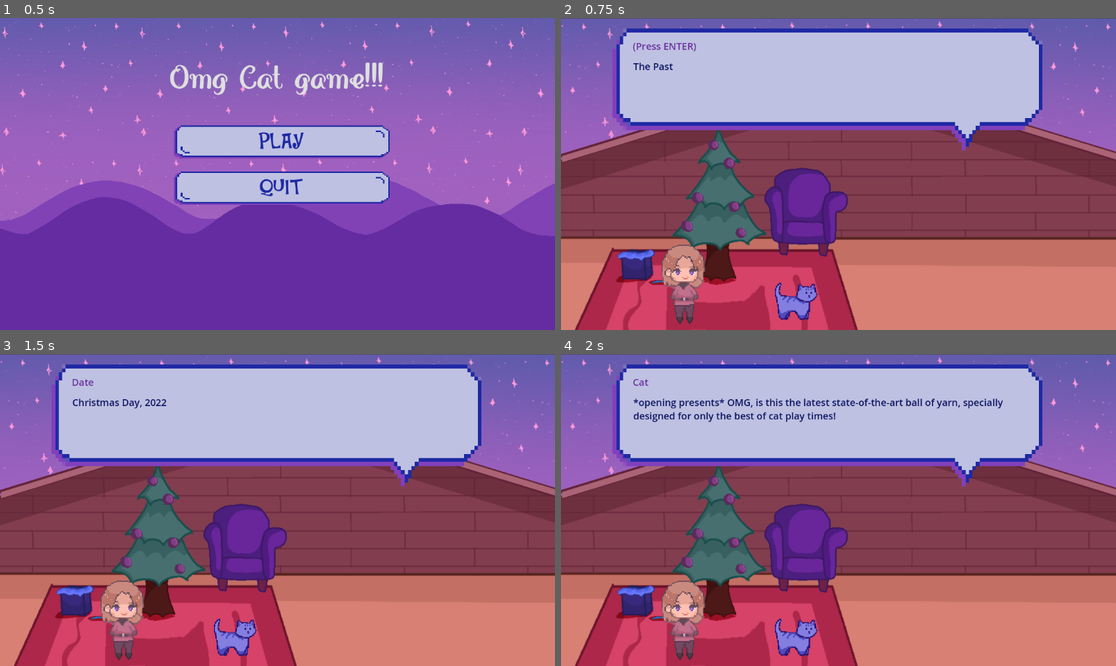
Above: before the commit, frames 1-4 (two rows, left to right).
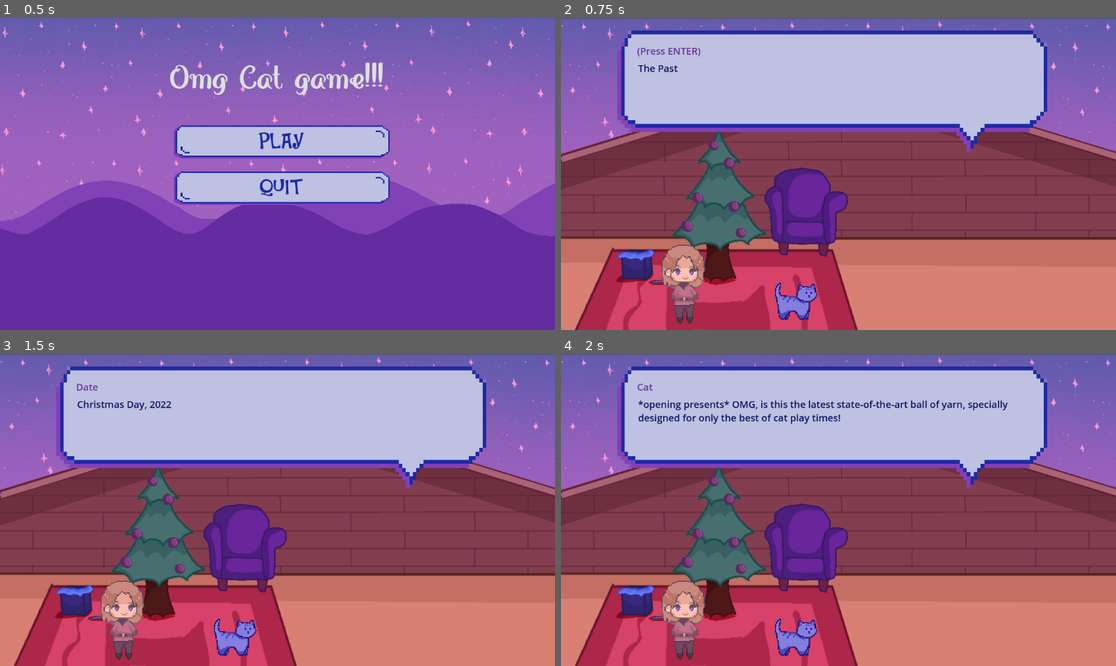
Above: after the commit, the same moments.

Repository: purple-affogato/magic-xmas-cat-game
Game: Godot game, scene res://menu.tscn
Same seed, same stepped clock (60 frames per second), same inputs: the game is played once before the commit and once after it.
Inputs:
- Up to frame 1 (0.5 s): no input
- Up to frame 2 (0.75 s): click "PLAY" at 0.5 s
- Up to frame 3 (1.5 s): tap Enter (ui_accept) at 1.25 s; hold Right (ui_right) from 1.28 s (still down); tap Q (normal_attack) at 1.35 s
- Up to frame 4 (2 s): keep holding Right (ui_right); tap Enter (ui_accept) at 1.52 s

Frame 1 is identical in both runs. In frame 2, 4.1% of the frame differs, in the area x 9-88%, y 3-44%; in frame 3, 4.2%; in frame 4, 5.6%.

Commit message:
adjusted position

Diff:
--- a/dialogue_box.tscn
+++ b/dialogue_box.tscn
@@ -8,6 +8,9 @@
 anchors_preset = 15
 anchor_right = 1.0
 anchor_bottom = 1.0
+offset_left = 17.0
+offset_top = 8.0
+offset_right = 3.0
 grow_horizontal = 2
 grow_vertical = 2
 script = ExtResource("1_vqcml")
@@ -20,10 +23,10 @@
 
 [node name="Speaker" type="RichTextLabel" parent="."]
 layout_mode = 0
-offset_left = 149.0
-offset_top = 44.0
-offset_right = 685.0
-offset_bottom = 74.0
+offset_left = 148.0
+offset_top = 50.0
+offset_right = 684.0
+offset_bottom = 80.0
 theme_override_colors/default_color = Color(0.419608, 0.192157, 0.623529, 1)
 theme_override_font_sizes/normal_font_size = 20
 text = "(no name)"
